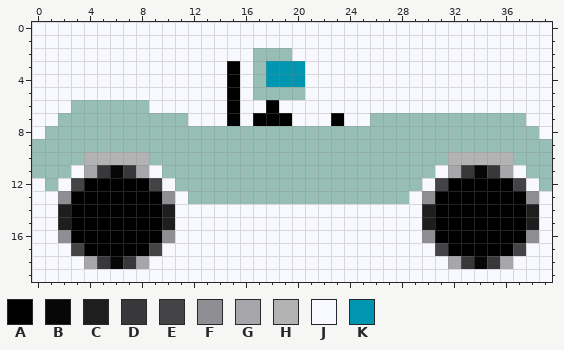
Edited in one commit: pixel-art sprite (public/images/racecar.png). Above, as it was before the edit.
The file is 40x20 pixels. Colours within 5 levels of each other are drawn and written as one.
Palette (. is transparent): A #000000  B #070708  C #1e1e1f  D #38383a  E #444446  F #8e8e93  G #a6a6ab  H #b3b3b3  J #f8f8ff  K #0096b1
Pixels before, first column x 0:
 0 JJJJJJJJJJJJJJJJJJJJJJJJJJJJJJJJJJJJJJJJ
 1 JJJJJJJJJJJJJJJJJJJJJJJJJJJJJJJJJJJJJJJJ
 2 JJJJJJJJJJJJJJJJJ...JJJJJJJJJJJJJJJJJJJJ
 3 JJJJJJJJJJJJJJJAJ.KKKJJJJJJJJJJJJJJJJJJJ
 4 JJJJJJJJJJJJJJJAJ.KKKJJJJJJJJJJJJJJJJJJJ
 5 JJJJJJJJJJJJJJJAJ....JJJJJJJJJJJJJJJJJJJ
 6 JJJ......JJJJJJAJJAJJJJJJJJJJJJJJJJJJJJJ
 7 JJ..........JJJAJAAAJJJAJJ............JJ
 8 J......................................J
 9 ........................................
10 ....HHHHH.......................HHHHH...
11 ...JGDBDGJ.....................JGDBDGJ..
12 J.JEAAAAAEJ...................JEAAAAAEJ.
13 JJFAAAAAAAFJ.................JFAAAAAAAFJ
14 JJCAAAAAAACJJJJJJJJJJJJJJJJJJJCAAAAAAACJ
15 JJCAAAAAAACJJJJJJJJJJJJJJJJJJJCAAAAAAACJ
16 JJFAAAAAAAFJJJJJJJJJJJJJJJJJJJFAAAAAAAFJ
17 JJJEAAAAAEJJJJJJJJJJJJJJJJJJJJJEAAAAAEJJ
18 JJJJGDBDGJJJJJJJJJJJJJJJJJJJJJJJGDBDGJJJ
19 JJJJJJJJJJJJJJJJJJJJJJJJJJJJJJJJJJJJJJJJ
After:
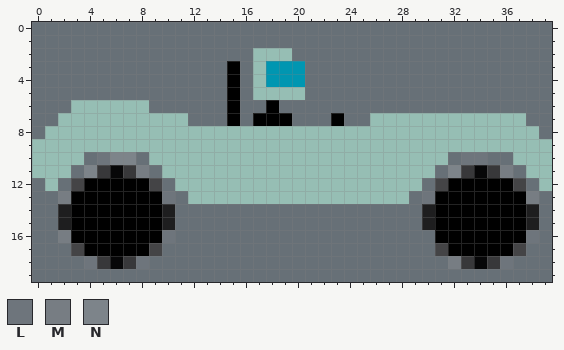
Colours new in this view: L #6e757c  M #777d83  N #7d848a
Changes in this commit:
colour J: #f8f8ff -> #677077
y 10: x 4..8 HHHHH -> JLNNJ; x 32..36 HHHHH -> JLLJJ
y 11: x 4 G -> N; x 8 G -> M; x 32 G -> N; x 36 G -> M
y 13: x 2 F -> M; x 10 F -> L; x 30 F -> L; x 38 F -> M
y 16: x 2 F -> M; x 10 F -> L; x 30 F -> J; x 38 F -> L
y 18: x 4 G -> L; x 8 G -> L; x 32 G -> M; x 36 G -> L
Changed places in both pictures, as pixel boxes (x1, y1, x2, y2):
changed: (32, 22, 552, 282)
